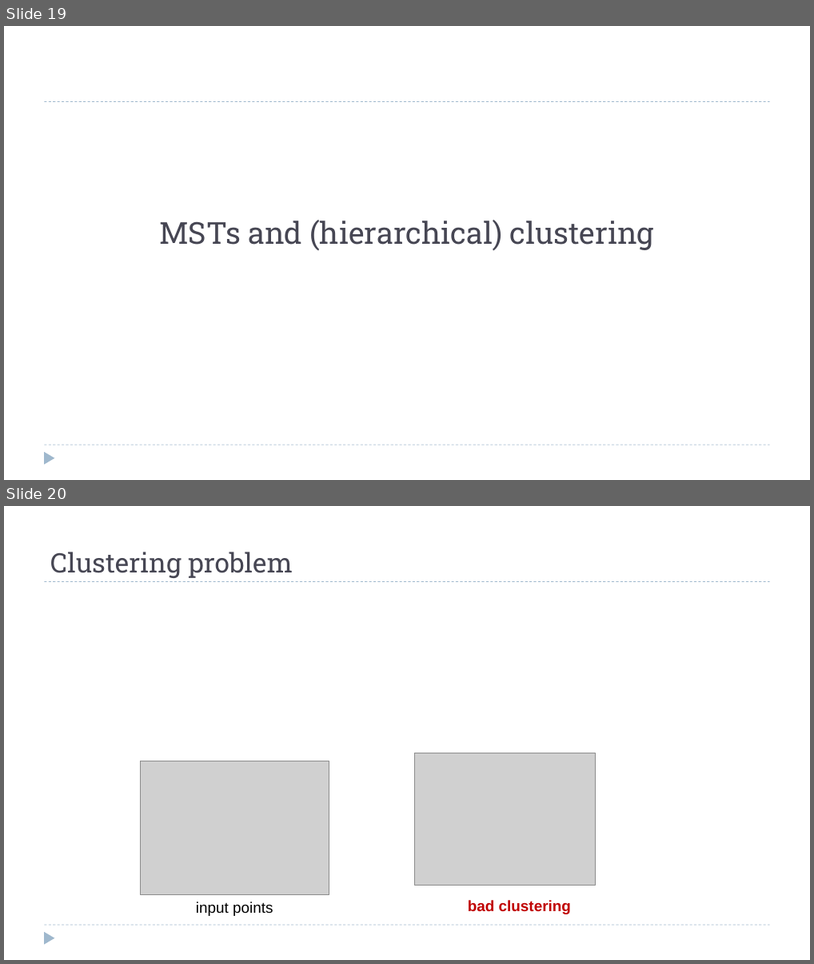
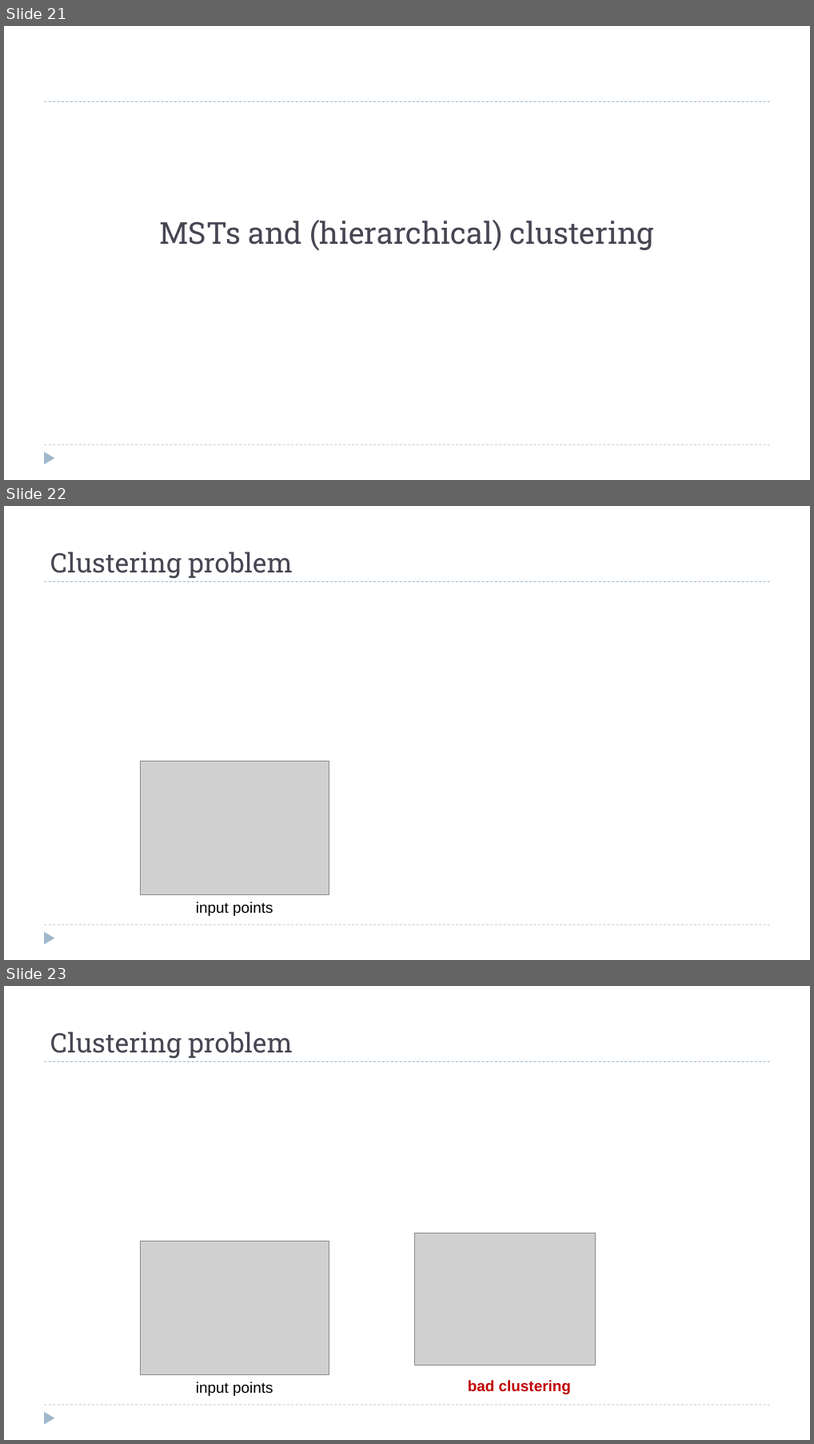
Before and after one commit to dsc-courses/dsc40b-2025-wi, a slide deck: materials/lectures/17-kruskal/slides.pptx. Shown one above the other, each under a label of ours: slides 19 and 20 before the commit, slides 21, 22 and 23 after it. The pictures are 814x964 and 814x1444 pixels, drawn with LibreOffice and Linux fonts; fonts in the diff are those of the drawing; grey boxes stand for pictures. Boxes give left, top, right and bottom in pixels: in the first picture for what was removed or moved away, otherwise in the second. Text is boxed around its words. In the diff, an @@ line names an element or a change of style, - is before the commit and + after.

```diff
--- a/materials/lectures/17-kruskal/slides.pptx
+++ b/materials/lectures/17-kruskal/slides.pptx
@@ slide 22 added at [4, 506, 810, 960], background #FFFFFF; not listed: 3 template elements that a slide beside it also shows @@
@@ title added at [50, 552, 293, 578], 32 pt, text #464653 @@
+Clustering problem
@@ picture added at [140, 760, 329, 894] @@
@@ text added at [196, 901, 273, 916], 18 pt, text #000000 @@
+input points
@@ what was slide 19 is now slide 21 @@
@@ what was slide 20 is now slide 23 @@
```
Also in this commit, not shown: 2 other slides added, 22 other files.
